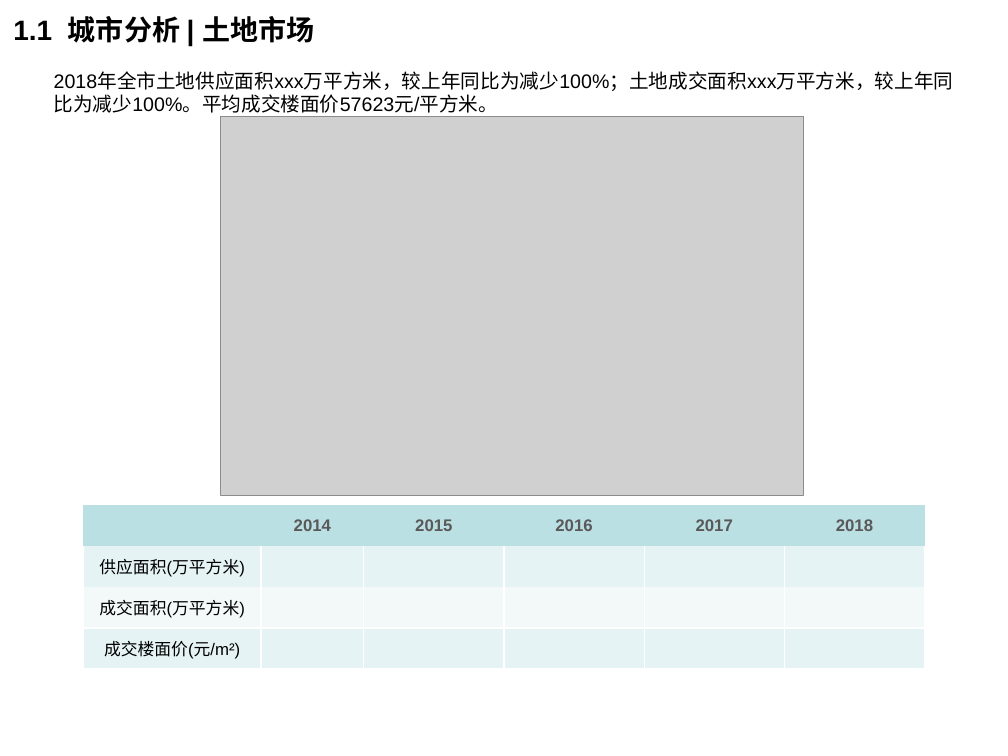
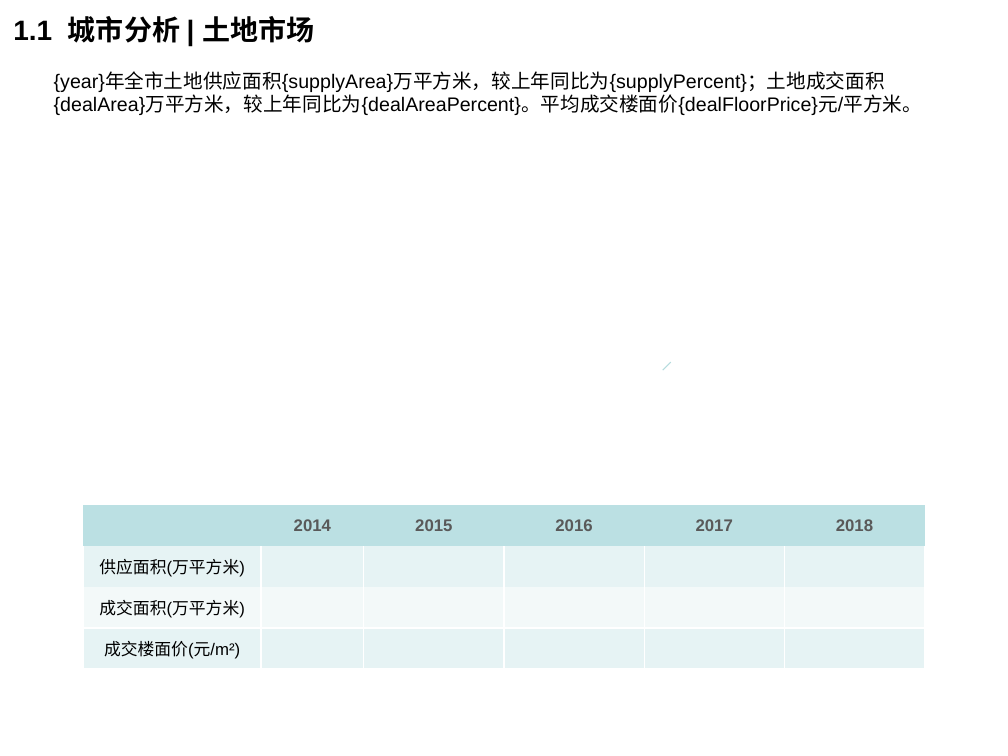
Before and after one commit to lizhou828/python_hello_world, a slide deck: slide 9 of helloWorld/ppt_template/diyun_land_report_template.pptx. Drawn at 1008x756 pixels with LibreOffice and Linux fonts; fonts in the diff are those of the drawing; grey boxes stand for pictures; background and template pictures are left out. Boxes give left, top, right and bottom in pixels: in the first picture for what was removed or moved away, otherwise in the second. Text is boxed around its words. In the diff, an @@ line names an element or a change of style, - is before the commit and + after.

```diff
--- a/helloWorld/ppt_template/diyun_land_report_template.pptx
+++ b/helloWorld/ppt_template/diyun_land_report_template.pptx
@@ text at <box>54,72,922,577</box>: text changed @@
-2018年全市土地供应面积xxx万平方米，较上年同比为减少100%；土地成交面积xxx万平方米，较上年同比为减少100%。平均成交楼面价57623元/平方米。
+{year}年全市土地供应面积{supplyArea}万平方米，较上年同比为{supplyPercent}；土地成交面积{dealArea}万平方米，较上年同比为{dealAreaPercent}。平均成交楼面价{dealFloorPrice}元/平方米。
@@ picture removed at <box>220,116,803,495</box> @@
@@ line added from (670, 362) to (662, 370), #B6DCDF 0.75 pt @@
```
Also in this commit, not shown: 5 other slides changed, 3 other files.
